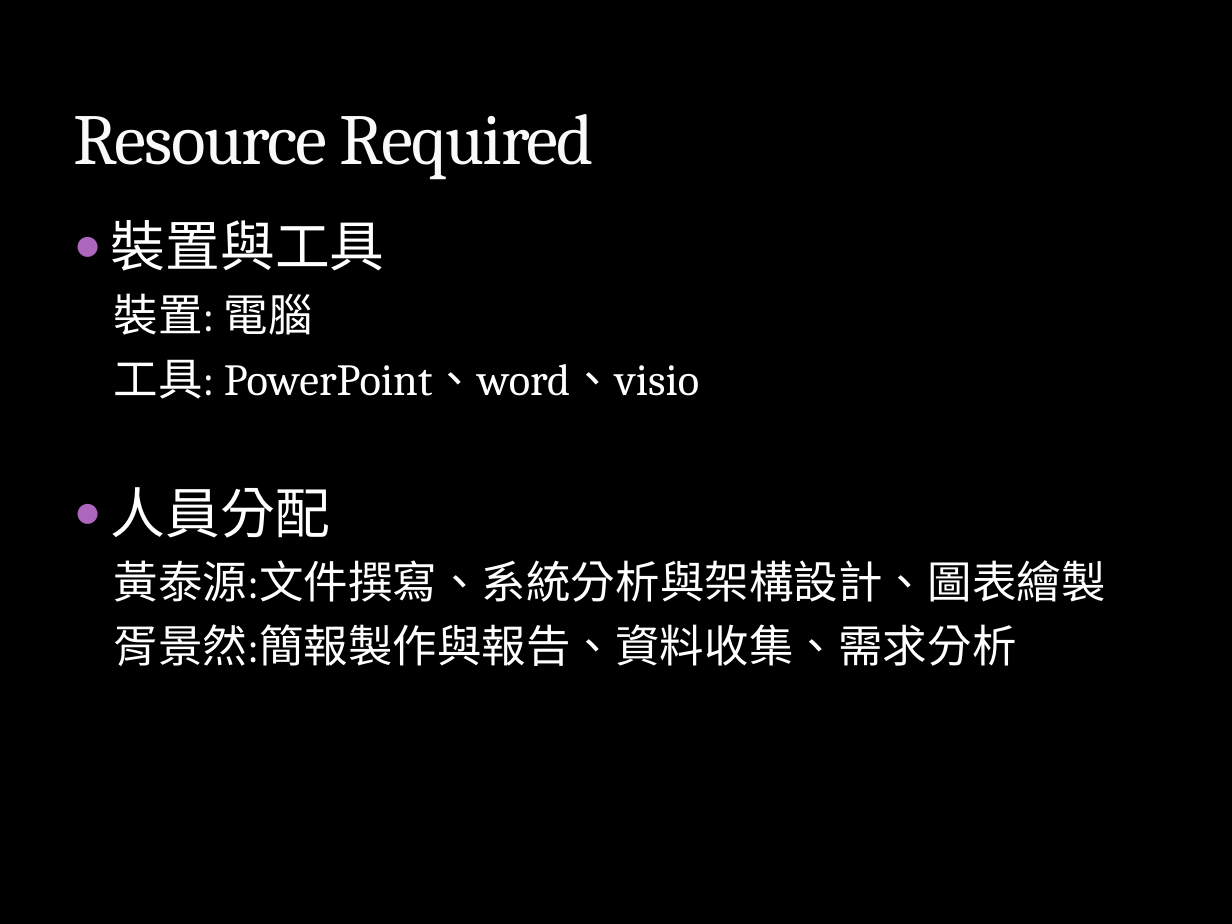
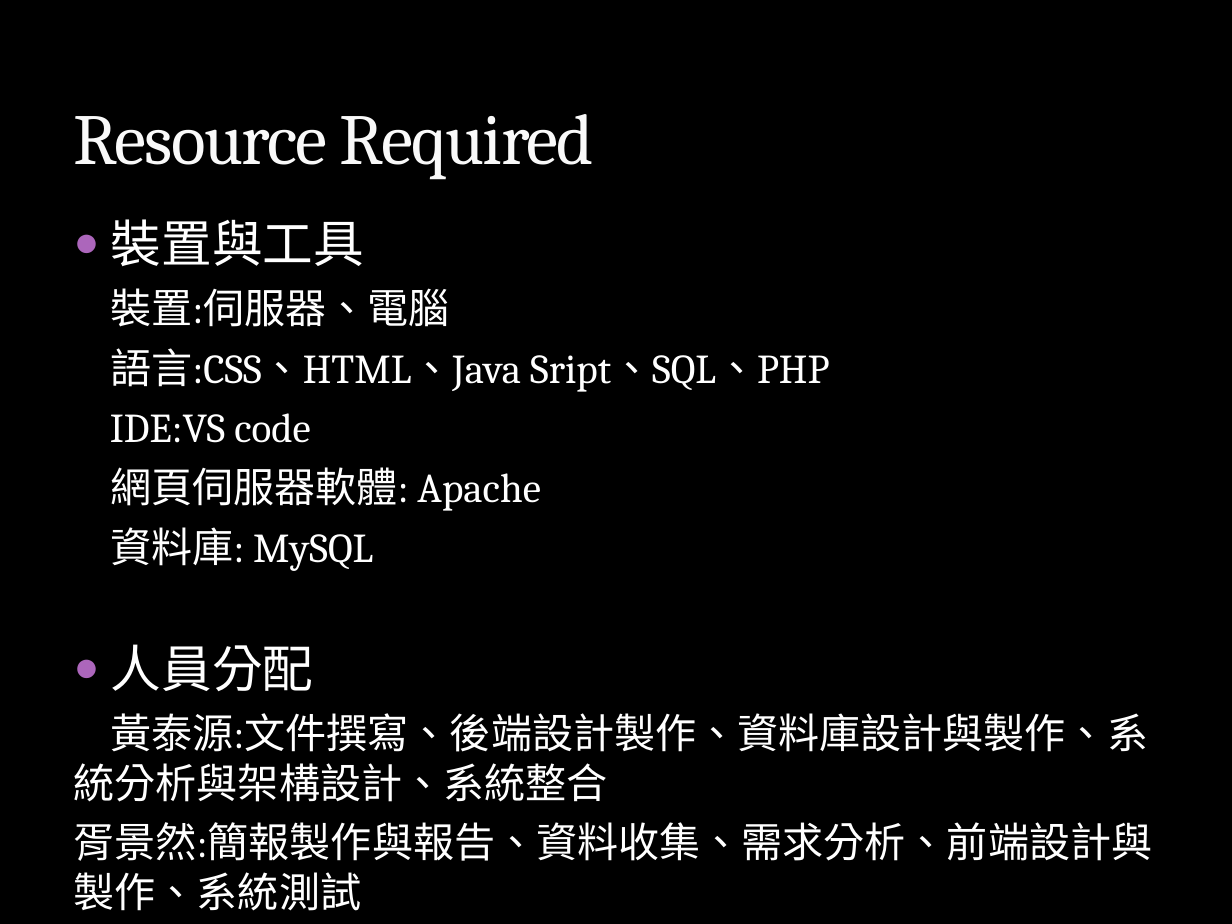
Before and after one commit to Banana-Huang/107_SE_Team11, a slide deck: slide 17 of team11_proposal.pptx (slide 20 before the commit). Drawn at 1232x924 pixels with LibreOffice and Linux fonts; fonts in the diff are those of the drawing; background and template pictures are left out. Boxes give left, top, right and bottom in pixels: in the first picture for what was removed or moved away, otherwise in the second. Text is boxed around its words. In the diff, an @@ line names an element or a change of style, - is before the commit and + after.

```diff
--- a/team11_proposal.pptx
+++ b/team11_proposal.pptx
@@ text at [111,219,364,691]: size 32 to 29.6 pt in "裝置與工具", "人員分配" @@
@@ text at [110,288,829,571]: text changed; size 26 to 24.1 pt @@
-裝置: 電腦
-工具: PowerPoint、word、visio
+裝置:伺服器、電腦
+語言:CSS、HTML、Java Sript、SQL、PHP
+IDE:VS code
+網頁伺服器軟體: Apache
+資料庫: MySQL
@@ text at [74,713,1153,911]: text changed; size 26 to 24.1 pt @@
-黃泰源:文件撰寫、系統分析與架構設計、圖表繪製
-胥景然:簡報製作與報告、資料收集、需求分析
+黃泰源:文件撰寫、後端設計製作、資料庫設計與製作、系統分析與架構設計、系統整合
+胥景然:簡報製作與報告、資料收集、需求分析、前端設計與製作、系統測試
```
Also in this commit, not shown: 6 other slides changed, 3 slides removed, 2 other files.
